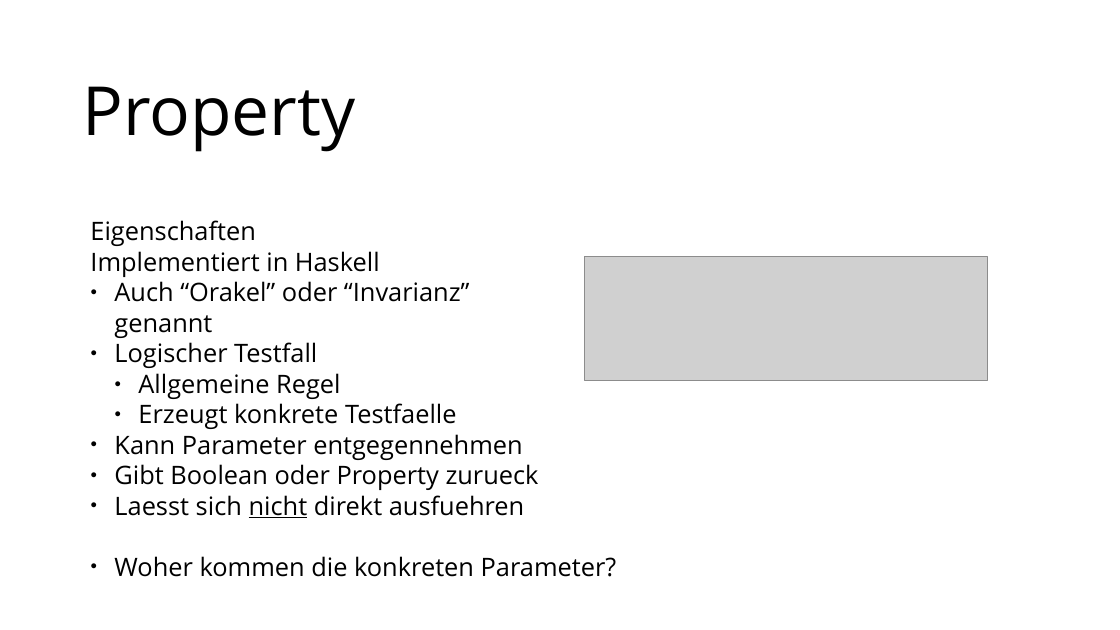
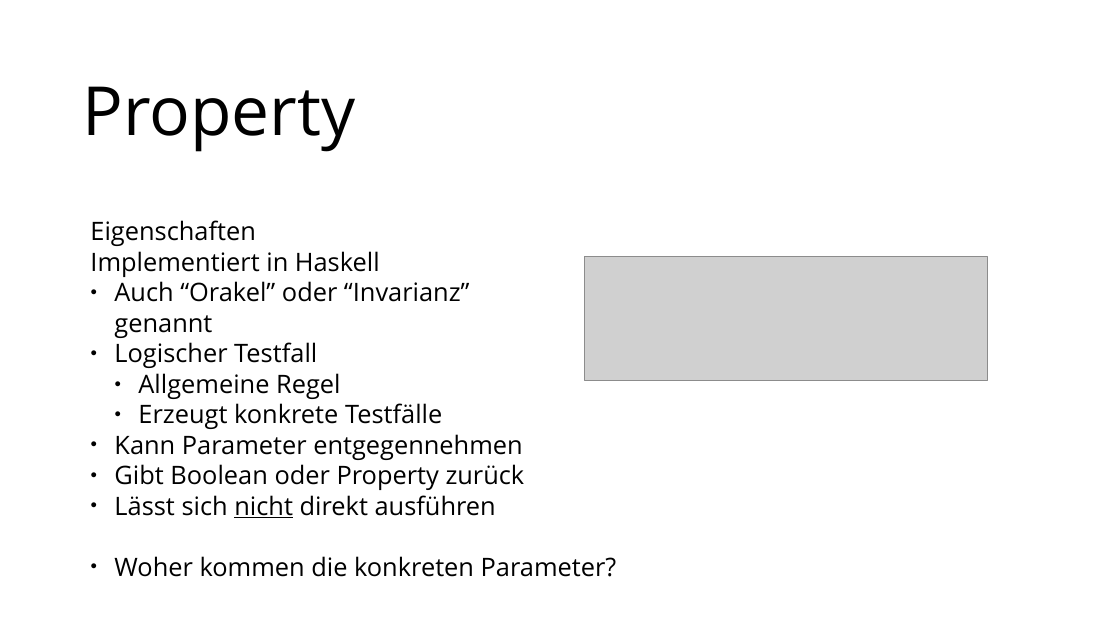
Before and after one commit to MoritzGoeckel/QuickCheck_Experiments, a slide deck: slide 5 of Praesentation.odp. Drawn at 1120x630 pixels with LibreOffice and Linux fonts; fonts in the diff are those of the drawing; grey boxes stand for pictures. Boxes give left, top, right and bottom in pixels: in the first picture for what was removed or moved away, otherwise in the second. Text is boxed around its words. In the diff, an @@ line names an element or a change of style, - is before the commit and + after.

Commit message:
Done presentation

```diff
--- a/Praesentation.odp
+++ b/Praesentation.odp
@@ text at (138, 403, 442, 429): text changed @@
-  ● Erzeugt konkrete Testfaelle
+  ● Erzeugt konkrete Testfälle
@@ text at (114, 464, 525, 518): text changed @@
-● Gibt Boolean oder Property zurueck
-● Laesst sich nicht direkt ausfuehren
+● Gibt Boolean oder Property zurück
+● Lässt sich nicht direkt ausführen
```
Also in this commit, not shown: 2 other slides changed, 3 other files.
